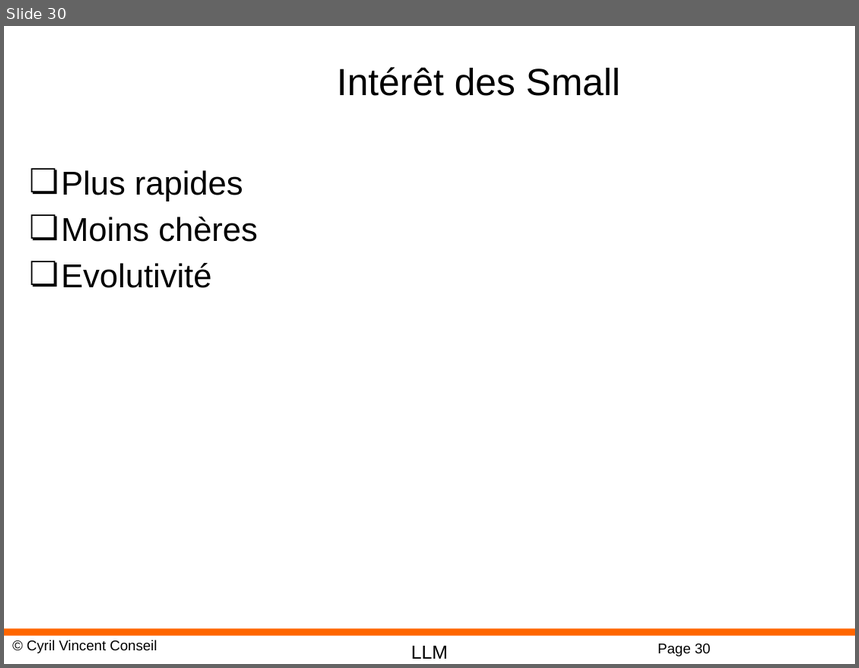
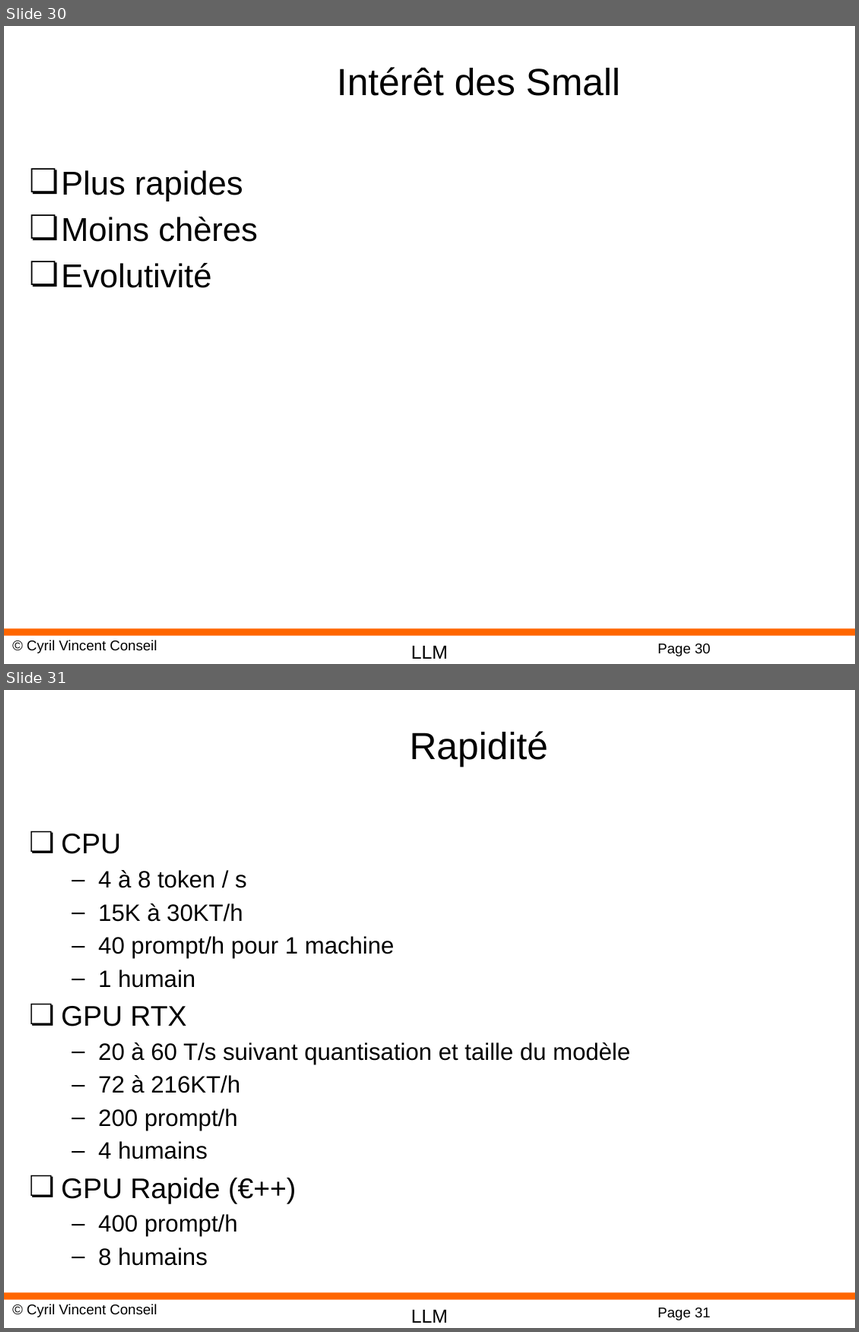
Before and after one commit to cyrilvincent/IA-LLM, a slide deck: AI14-Install-LLM.pptx. Shown one above the other, each under a label of ours: slide 30 before the commit, slides 30 and 31 after it. The pictures are 859x668 and 859x1332 pixels, drawn with LibreOffice and Linux fonts; fonts in the diff are those of the drawing; background and template pictures are left out. Boxes give left, top, right and bottom in pixels: in the first picture for what was removed or moved away, otherwise in the second. Text is boxed around its words. In the diff, an @@ line names an element or a change of style, - is before the commit and + after.

Commit message:
cdg74

```diff
--- a/AI14-Install-LLM.pptx
+++ b/AI14-Install-LLM.pptx
@@ slide 31 added at box(4, 690, 855, 1328), background #FFFFFF; not listed: 4 template elements that a slide beside it also shows @@
@@ title added at box(410, 731, 549, 767), 32 pt, text #000000 @@
+Rapidité
@@ text added at box(61, 834, 630, 1266), 20 pt, text #000000 @@
+❏ CPU
+  – 4 à 8 token / s
+  – 15K à 30KT/h
+  – 40 prompt/h pour 1 machine
+  – 1 humain
+❏ GPU RTX
+  – 20 à 60 T/s suivant quantisation et taille du modèle
+  – 72 à 216KT/h
+  – 200 prompt/h
+  – 4 humains
+❏ GPU Rapide (€++)
+  – 400 prompt/h
+  – 8 humains
```
Also in this commit, not shown: 2 other slides added.
